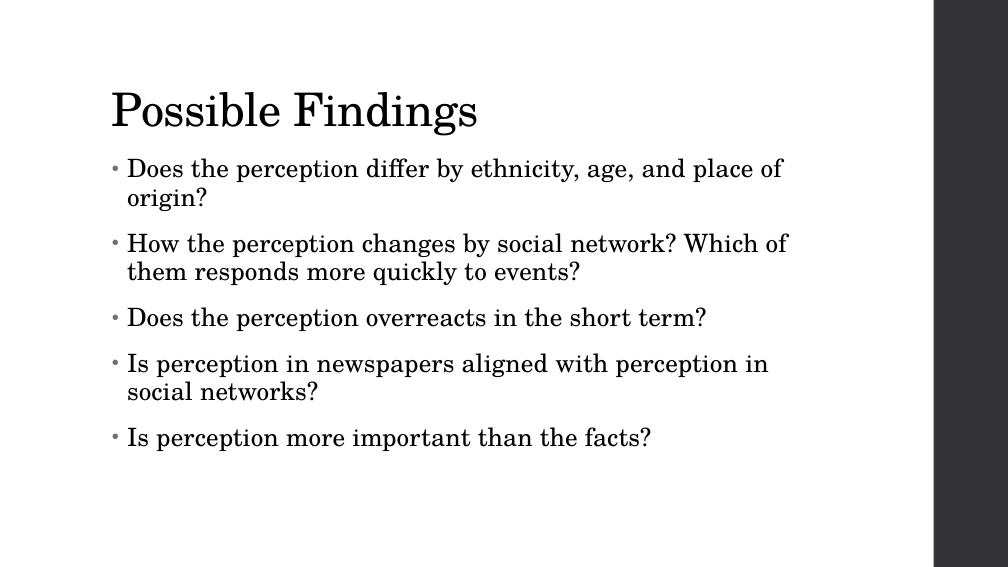
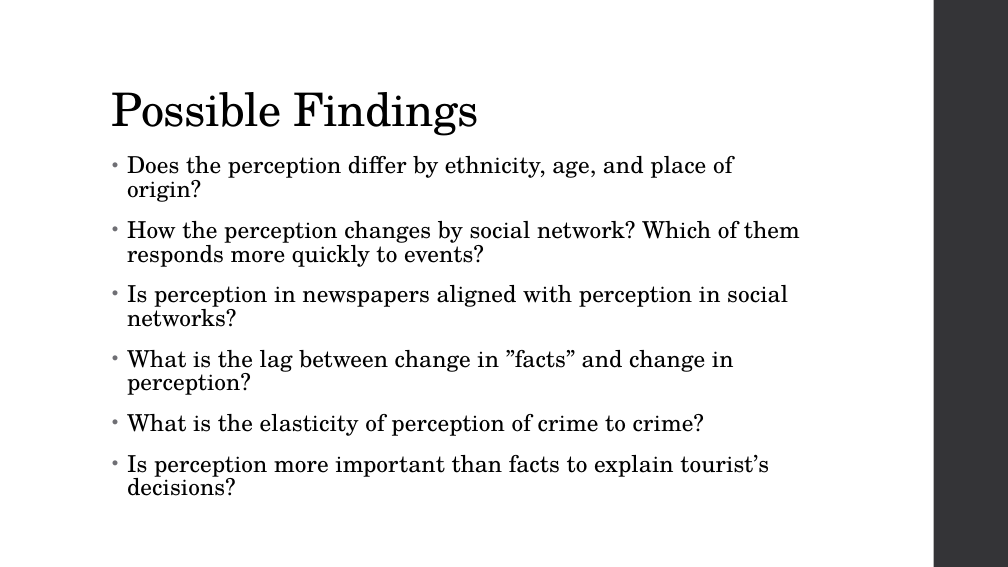
Before and after one commit to rodrigovaldes/MACS30200proj, a slide deck: slide 8 of Proposal/slides_rvaldes.pptx. Drawn at 1008x567 pixels with LibreOffice and Linux fonts; fonts in the diff are those of the drawing. Boxes give left, top, right and bottom in pixels: in the first picture for what was removed or moved away, otherwise in the second. Text is boxed around its words. In the diff, an @@ line names an element or a change of style, - is before the commit and + after.

```diff
--- a/Proposal/slides_rvaldes.pptx
+++ b/Proposal/slides_rvaldes.pptx
@@ text at box(127, 156, 800, 327): size 24 to 22.2 pt in "Does the perception differ by ethnicity, age, ...", "How the perception changes by social network? ...", "Is perception in newspapers aligned with perception ..."; line spacing 0.95 to 0.85 @@
@@ text at box(127, 307, 706, 331): paragraph removed @@
-• Does the perception overreacts in the short term?
@@ text at box(127, 350, 769, 496): text changed; size 24 to 22.2 pt @@
-• Is perception more important than the facts?
+• What is the lag between change in ”facts” and change in perception?
+• What is the elasticity of perception of crime to crime?
+• Is perception more important than facts to explain tourist’s decisions?
```
Also in this commit, not shown: 3 other slides changed, 1 other file.
